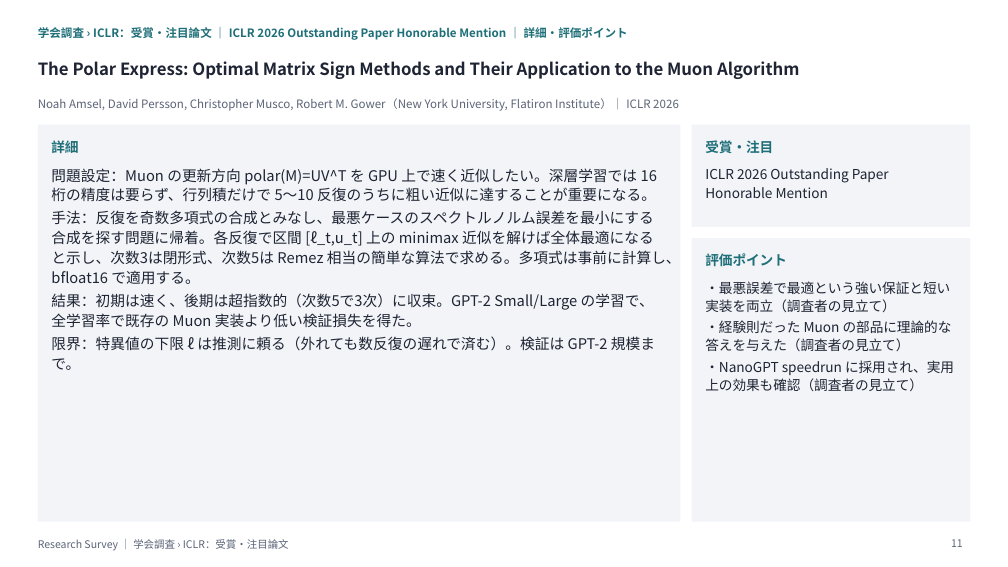
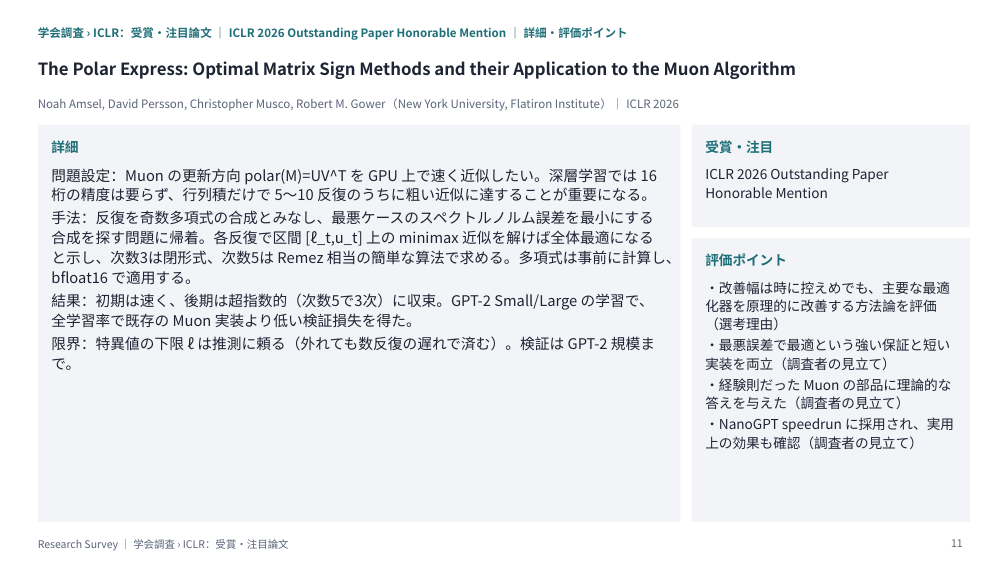
Before and after one commit to create-alt/researches, a slide deck: slide 11 of iclr/iclr.pptx. Drawn at 1008x567 pixels with LibreOffice and Linux fonts; fonts in the diff are those of the drawing. Boxes give left, top, right and bottom in pixels: in the first picture for what was removed or moved away, otherwise in the second. Text is boxed around its words. In the diff, an @@ line names an element or a change of style, - is before the commit and + after.

```diff
--- a/iclr/iclr.pptx
+++ b/iclr/iclr.pptx
@@ text at bbox=[38, 61, 797, 79]: text changed @@
-The Polar Express: Optimal Matrix Sign Methods and Their Application to the Muon Algorithm
+The Polar Express: Optimal Matrix Sign Methods and their Application to the Muon Algorithm
@@ text at bbox=[705, 281, 950, 330]: paragraph added @@
+・改善幅は時に控えめでも、主要な最適化器を原理的に改善する方法論を評価（選考理由）
```
Also in this commit, not shown: 19 other slides changed, 8 slides added, 27 other files.
